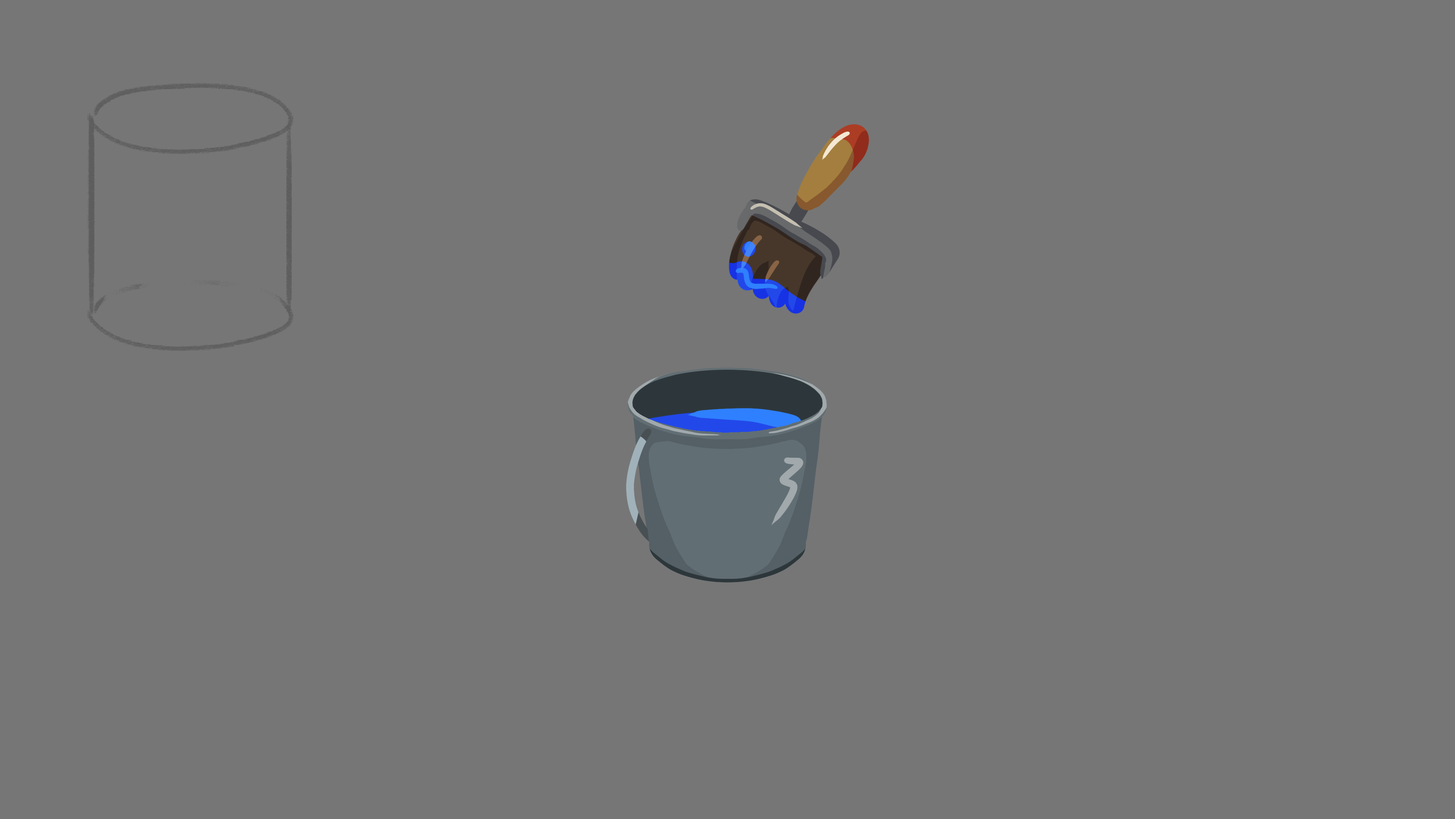
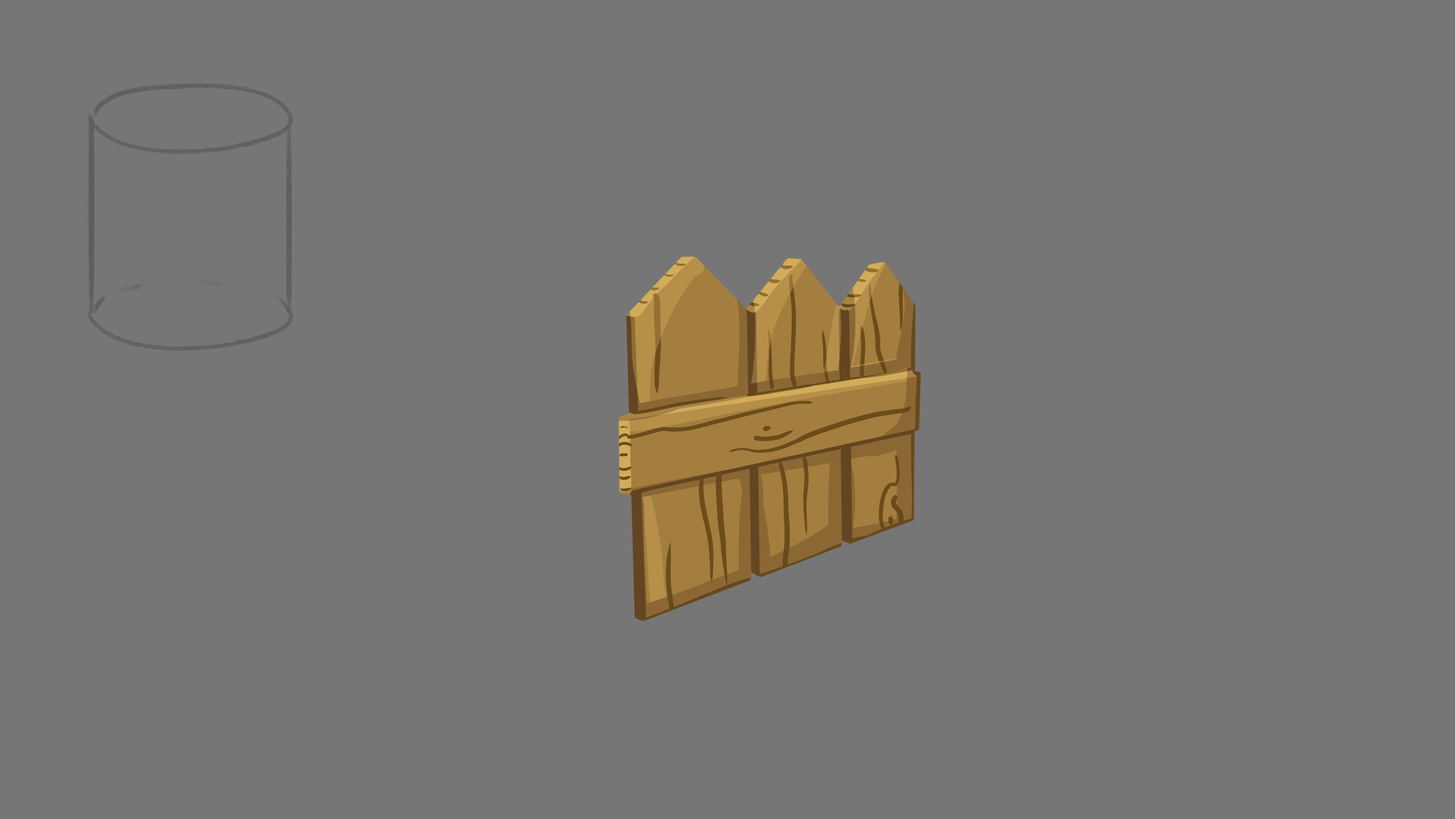
Before/after of a w=1455, h=819 layered artwork. What changed in the layer stack:
removed group "Farbeimer" (19 layers) over [618, 123, 886, 592]
removed layer "Layer 13" (was 55%) from group "Farbeimer" over [618, 414, 666, 592]
removed layer "Layer 12" from group "Farbeimer" over [626, 428, 652, 542]
removed layer "Layer 11" (was 25%) from group "Farbeimer" over [632, 416, 823, 583]
removed layer "Layer 10" from group "Farbeimer" over [649, 547, 807, 583]
removed layer "Layer 21" from group "Farbeimer" over [626, 362, 829, 526]
removed layer "Layer 9" from group "Farbeimer" over [627, 390, 828, 583]
removed group "Brush" (7 layers) from group "Farbeimer" over [714, 123, 886, 341]
removed layer "Layer 19" (was overlay) from group "Brush" over [714, 130, 874, 341]
removed group "Group 1" (5 layers) from group "Brush" over [716, 123, 886, 332]
removed layer "Layer 17" from group "Group 1" over [800, 123, 870, 197]
removed layer "Layer 14" from group "Group 1" over [796, 123, 870, 211]
removed layer "Layer 15" from group "Group 1" over [737, 177, 841, 280]
removed layer "Layer 18" from group "Group 1" over [716, 241, 845, 332]
removed layer "Layer 16" from group "Group 1" over [728, 207, 830, 314]
removed layer "Layer 21 copy" from group "Farbeimer" over [626, 362, 829, 526]
removed layer "Layer 22" from group "Farbeimer" over [627, 367, 827, 402]
removed layer "Layer 23" from group "Farbeimer" over [618, 407, 809, 459]
removed layer "Ellipse 1" from group "Farbeimer" over [631, 369, 824, 434]
showed group "Holzzaun.png" (4 layers) over [618, 196, 922, 621]
